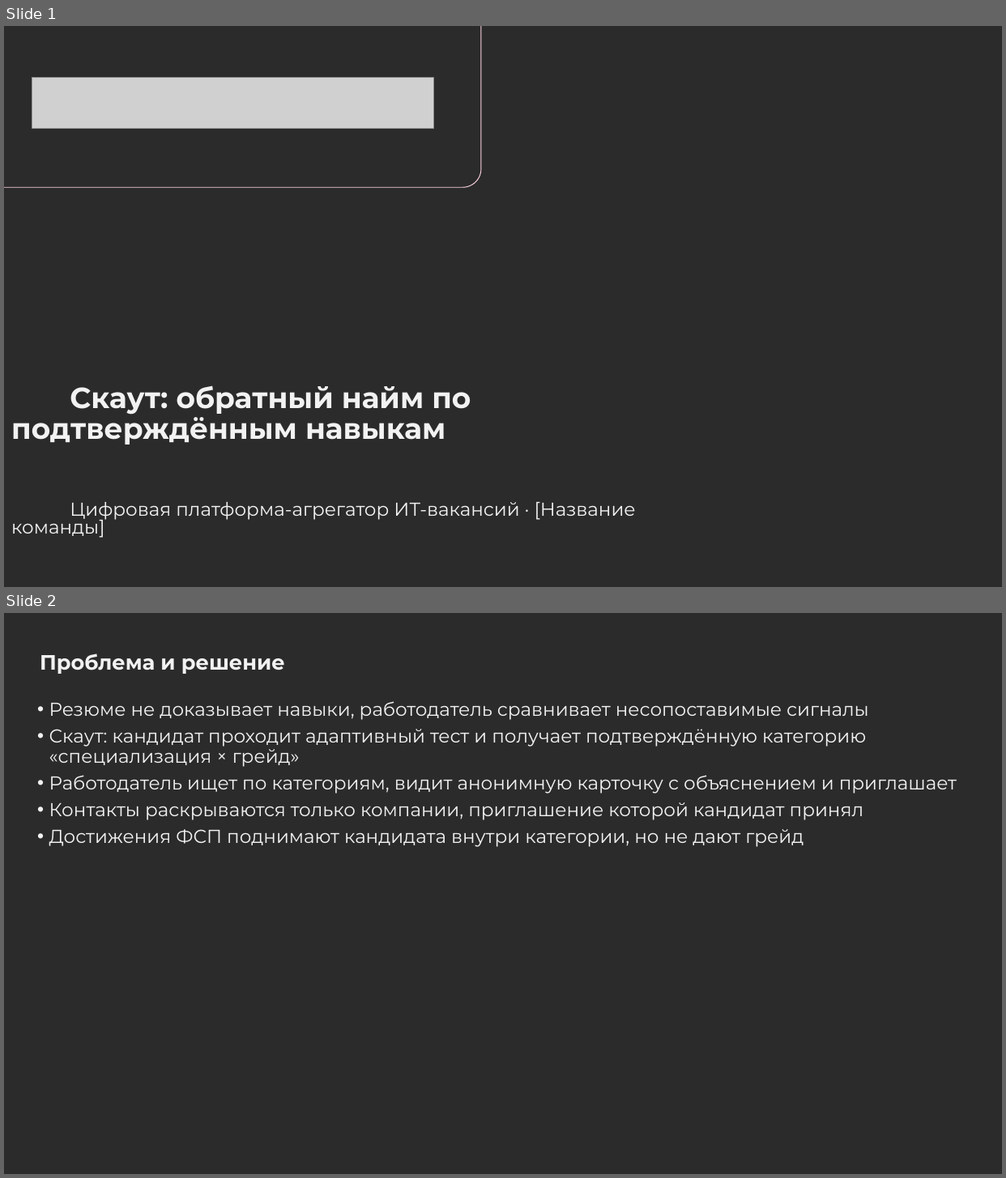
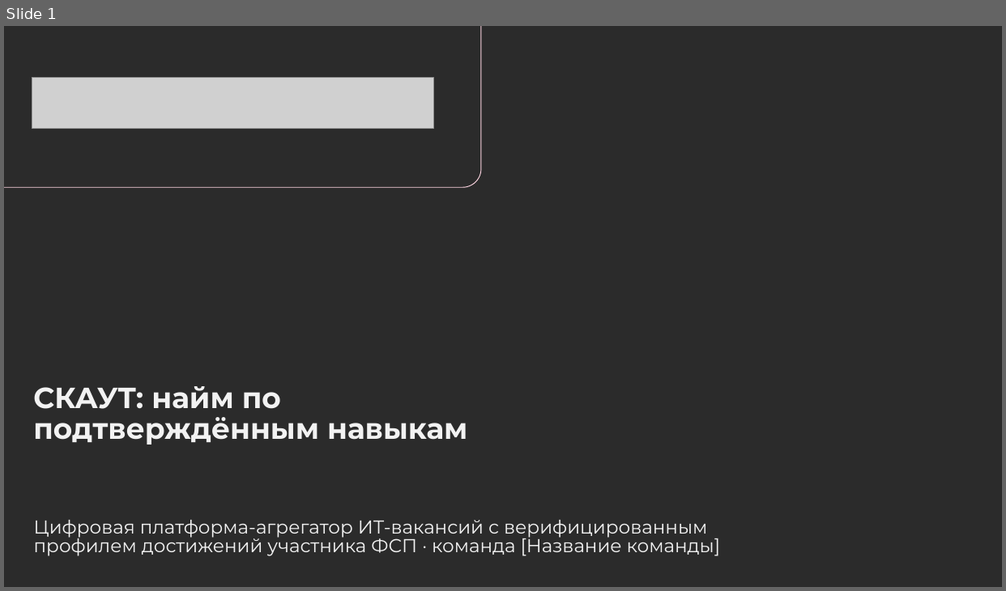
Before and after one commit to Egor2809/fsp-scout, a slide deck: docs/scout-presentation.pptx. Shown one above the other, each under a label of ours: slides 1 and 2 before the commit, slide 1 after it. The pictures are 1006x1178 and 1006x591 pixels, drawn with LibreOffice and Linux fonts; fonts in the diff are those of the drawing; grey boxes stand for pictures; background and template pictures are left out; a plain dark background stands for a picture behind light text. Boxes give left, top, right and bottom in pixels: in the first picture for what was removed or moved away, otherwise in the second. Text is boxed around its words. In the diff, an @@ line names an element or a change of style, - is before the commit and + after.

```diff
--- a/docs/scout-presentation.pptx
+++ b/docs/scout-presentation.pptx
@@ slide 2 removed at bbox=[4, 613, 1002, 1174], background picture (left out) @@
@@ title removed at bbox=[40, 653, 285, 674] @@
-Проблема и решение
@@ text removed at bbox=[49, 701, 957, 847] @@
-• Резюме не доказывает навыки, работодатель сравнивает несопоставимые сигналы
-• Скаут: кандидат проходит адаптивный тест и получает подтверждённую категорию «специализация × грейд»
-• Работодатель ищет по категориям, видит анонимную карточку с объяснением и приглашает
-• Контакты раскрываются только компании, приглашение которой кандидат принял
-• Достижения ФСП поднимают кандидата внутри категории, но не дают грейд
@@ slide 1 changed as well @@
@@ title at bbox=[33, 386, 467, 445]: text changed @@
-Скаут: обратный найм по подтверждённым навыкам
+СКАУТ: найм по подтверждённым навыкам
@@ text at bbox=[34, 520, 720, 557]: text changed @@
-Цифровая платформа-агрегатор ИТ-вакансий · [Название команды]
+Цифровая платформа-агрегатор ИТ-вакансий с верифицированным профилем достижений участника ФСП · команда [Название команды]
```
Also in this commit, not shown: 2 other slides changed, 12 slides added, 7 other slides removed, 2 other files.
